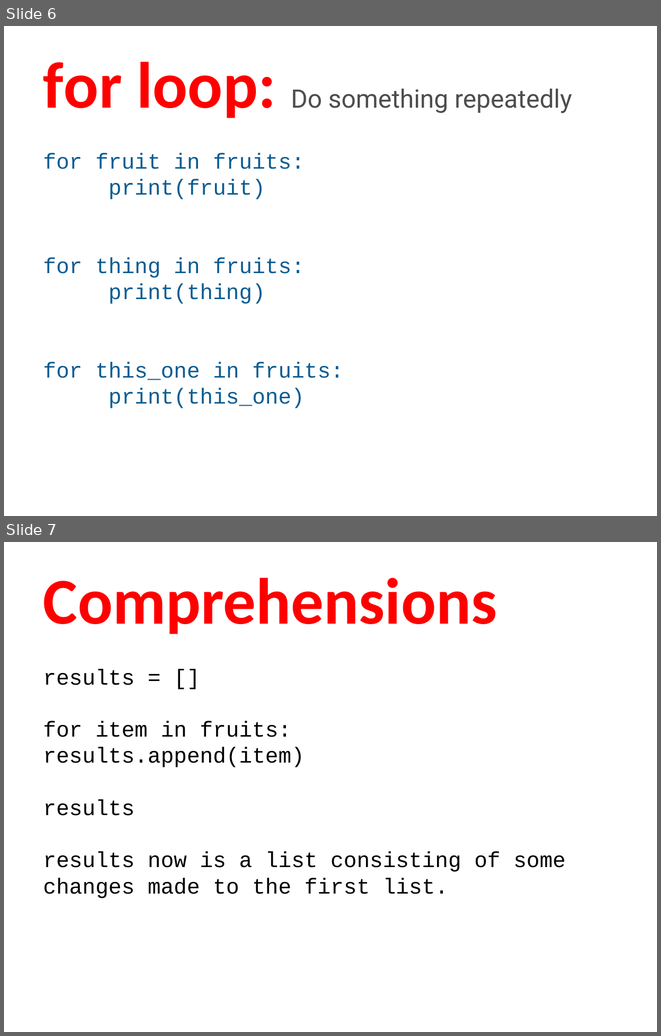
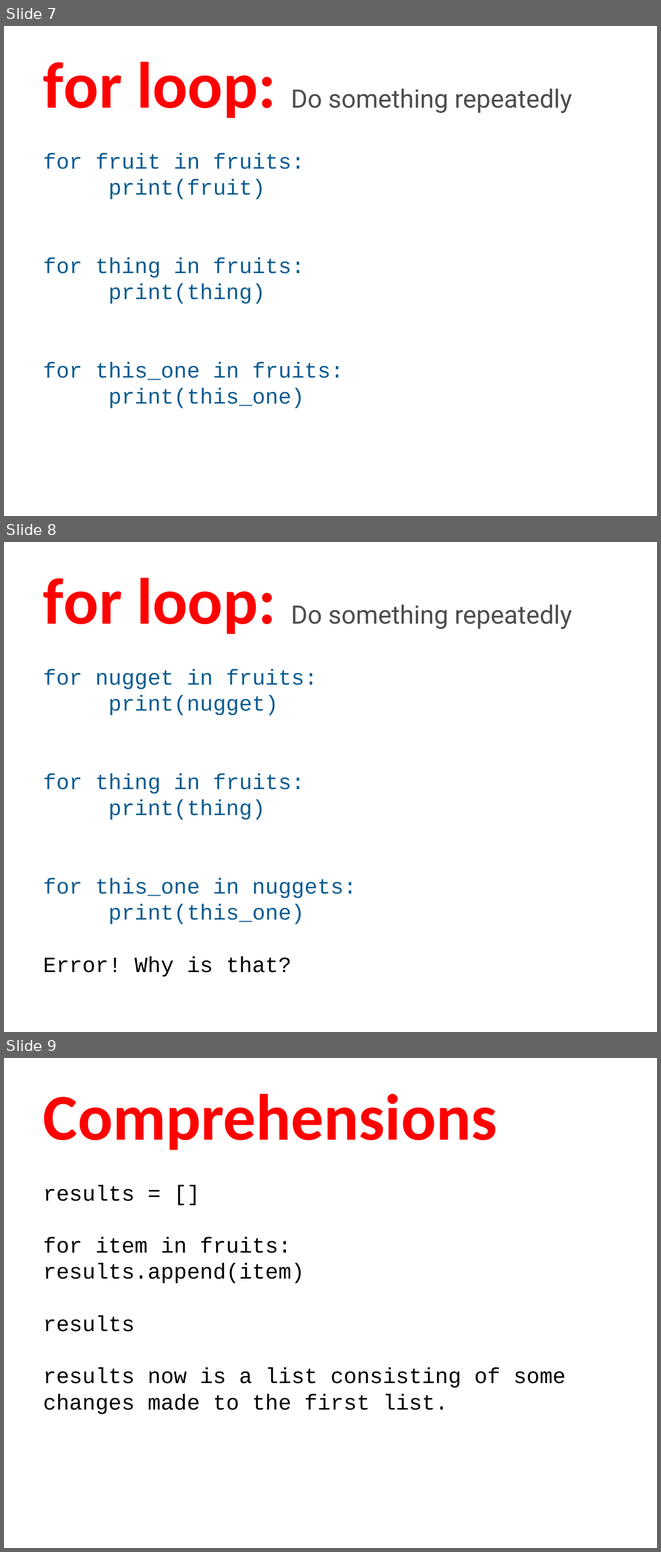
Before and after one commit to humanitiesprogramming/slides, a slide deck: 2018/python/Python Programming Concepts II.pptx. Shown one above the other, each under a label of ours: slides 6 and 7 before the commit, slides 7, 8 and 9 after it. The pictures are 661x1036 and 661x1552 pixels, drawn with LibreOffice and Linux fonts; fonts in the diff are those of the drawing. Boxes give left, top, right and bottom in pixels: in the first picture for what was removed or moved away, otherwise in the second. Text is boxed around its words. In the diff, an @@ line names an element or a change of style, - is before the commit and + after.

```diff
--- a/2018/python/Python Programming Concepts II.pptx
+++ b/2018/python/Python Programming Concepts II.pptx
@@ slide 8 added at (4, 542, 657, 1032), background #FFFFFF @@
@@ title added at (43, 578, 572, 634), 28 pt, text #4D4D4D @@
+for loop: Do something repeatedly
@@ text added at (43, 669, 356, 977), 24 pt, text #0B5C92 @@
+for nugget in fruits:
+print(nugget)
+for thing in fruits:
+print(thing)
+for this_one in nuggets:
+print(this_one)
+Error! Why is that?
@@ what was slide 6 is now slide 7 @@
@@ what was slide 7 is now slide 9 @@
```
Also in this commit, not shown: 2 slides changed, 1 other slide added, 1 other file.
